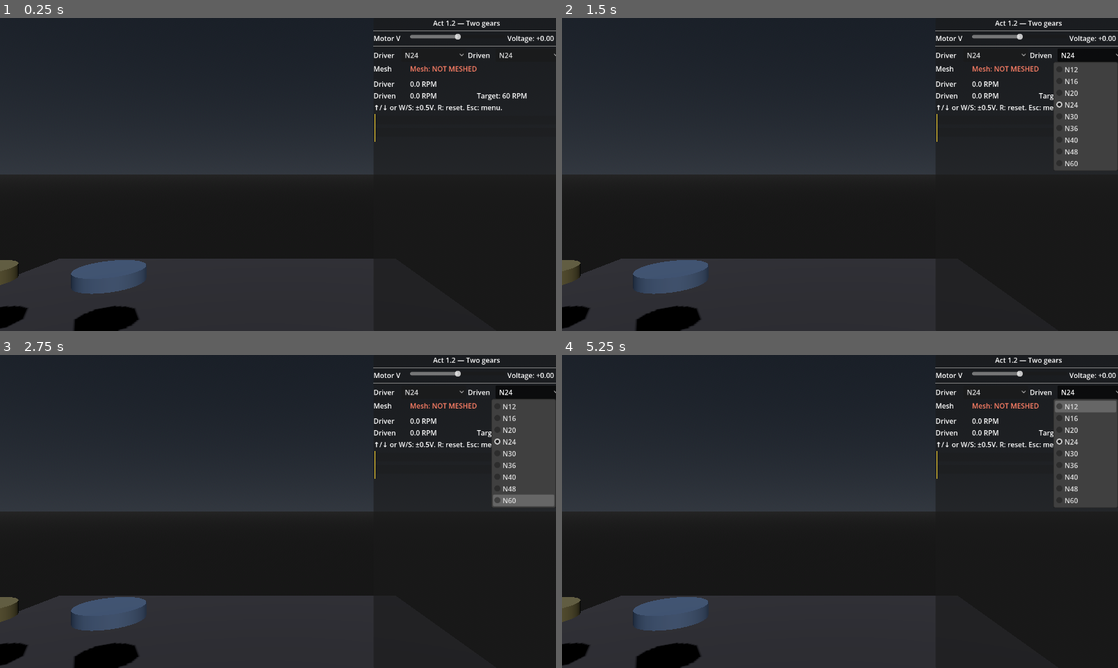
Above: before the commit, frames 1-4 (two rows, left to right).
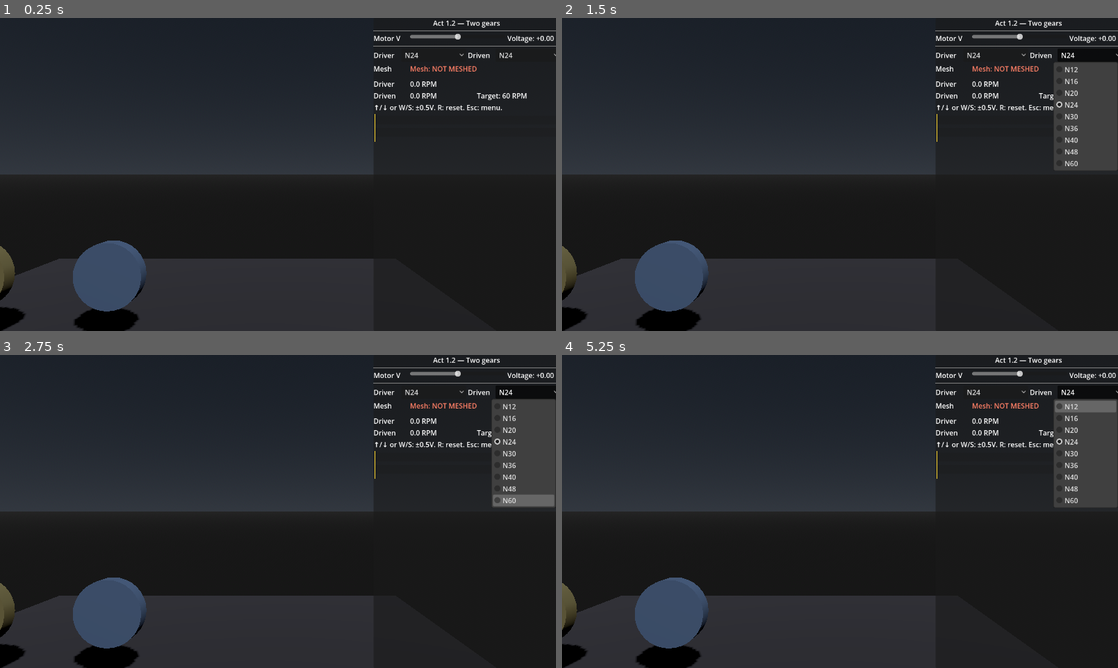
Above: after the commit, the same moments.

Repository: Bowie375/Personal
Game: Godot game, scene res://scenes/level_1_2.tscn
Two runs of this game, one before a commit and one after it. Both use one fixed random seed, a clock stepped at 60 frames per second and the inputs below. This scene is started directly instead of the project's main scene.
Inputs:
- Up to frame 1 (0.25 s): no input
- Up to frame 2 (1.5 s): click "N24" at 0.5 s; click "N24" at 1.25 s
- Up to frame 3 (2.75 s): tap Enter at 2 s; hold Up (torque_up) from 2.03 s (still down)
- Up to frame 4 (5.25 s): tap R (reset_level) every 0.75 s from 2.75 to 5 s; release Up (torque_up) at 2.78 s; hold Down (torque_down) 2.78-3.53 s; hold Up (torque_up) 3.53-5.03 s; hold Down (torque_down) from 5.03 s (still down)

The runs differ from the first frame. In frame 1, 1.5% of the frame differs, in the area x 0-27%, y 71-100%; in frame 2, 1.5%; in frame 3, 1.5%; in frame 4, 1.5%.
Error before the commit: Parse Error: No constructor of "Basis" matches the signature "Basis(Vector3, Vector3)". (res://scripts/gear_visual.gd:42)

Commit message:
godot: fix non-existent Basis(Vector3, Vector3) constructor
Godot 4's Basis has no (from, to) constructor. Build the rotation via
Quaternion(Vector3.UP, a) and wrap in Basis(q). Applied to
gear_visual.gd and shaft_visual.gd.

Also commit the .uid files Godot 4.4+ generates for each script —
they're stable identifiers, including them keeps resource references
deterministic.

Co-Authored-By: Claude Haiku 4.5 <noreply@anthropic.com>

Diff:
--- a/godot/scripts/gear_visual.gd
+++ b/godot/scripts/gear_visual.gd
@@ -38,5 +38,6 @@
 		return Basis.IDENTITY
 	if a == -Vector3.UP:
 		return Basis(Vector3.RIGHT, PI)
-	# General case: rotation that takes UP to a.
-	return Basis(Vector3.UP, a)
+	# General case: rotation that takes UP to a, via Quaternion.
+	var q: Quaternion = Quaternion(Vector3.UP, a)
+	return Basis(q)
--- a/godot/scripts/shaft_visual.gd
+++ b/godot/scripts/shaft_visual.gd
@@ -37,4 +37,5 @@
 		return Basis.IDENTITY
 	if a == -Vector3.UP:
 		return Basis(Vector3.RIGHT, PI)
-	return Basis(Vector3.UP, a)
+	var q: Quaternion = Quaternion(Vector3.UP, a)
+	return Basis(q)
Not shown, added: godot/scripts/bridge_client.gd.uid
Not shown, added: godot/scripts/gear_hud.gd.uid
Not shown, added: godot/scripts/gear_visual.gd.uid
Not shown, added: godot/scripts/level_controller.gd.uid
Not shown, added: godot/scripts/level_state.gd.uid
Not shown, added: godot/scripts/main_menu.gd.uid
Not shown, added: godot/scripts/shaft_hud.gd.uid
Not shown, added: godot/scripts/shaft_visual.gd.uid
